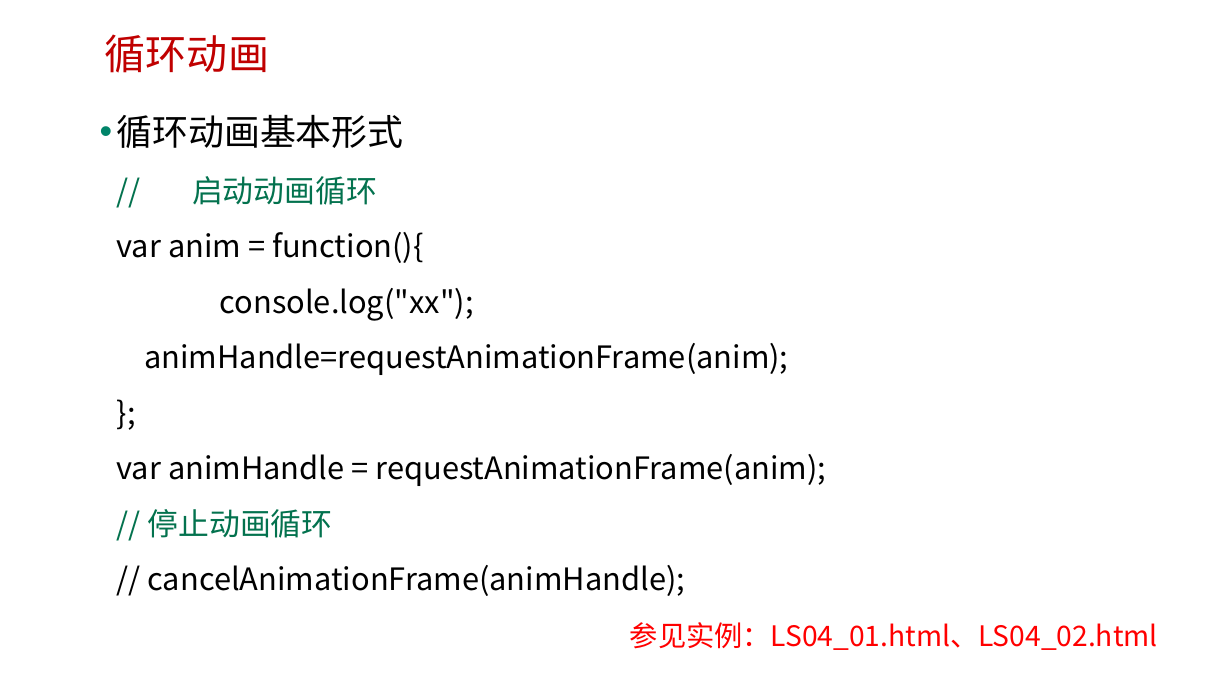
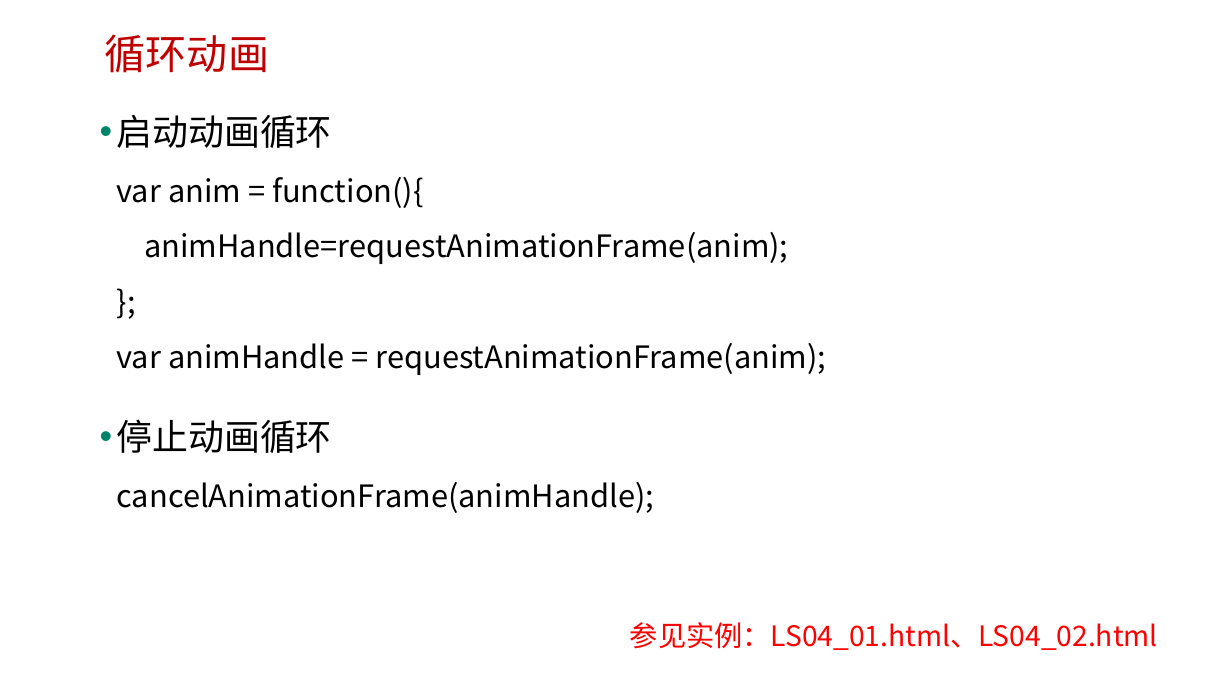
Before and after one commit to edu2act/course-H5-Animation-and-Game-Development, a slide deck: slide 6 of 课程PPT/（04）H5 Canvas动画.pptx. Drawn at 1232x693 pixels with LibreOffice and Linux fonts; fonts in the diff are those of the drawing; background and template pictures are left out. Boxes give left, top, right and bottom in pixels: in the first picture for what was removed or moved away, otherwise in the second. Text is boxed around its words. In the diff, an @@ line names an element or a change of style, - is before the commit and + after.

```diff
--- a/课程PPT/（04）H5 Canvas动画.pptx
+++ b/课程PPT/（04）H5 Canvas动画.pptx
@@ text at [117, 115, 827, 513]: text changed @@
-• 循环动画基本形式
-  // 启动动画循环
-  var anim = function(){
-  console.log("xx");
-  animHandle=requestAnimationFrame(anim);
-  };
-  var animHandle = requestAnimationFrame(anim);
-  // 停止动画循环
-  // cancelAnimationFrame(animHandle);
+• 启动动画循环
+  var anim = function(){
+  animHandle=requestAnimationFrame(anim);
+  };
+  var animHandle = requestAnimationFrame(anim);
+• 停止动画循环
+  cancelAnimationFrame(animHandle);
```
Also in this commit, not shown: 8 other files.
